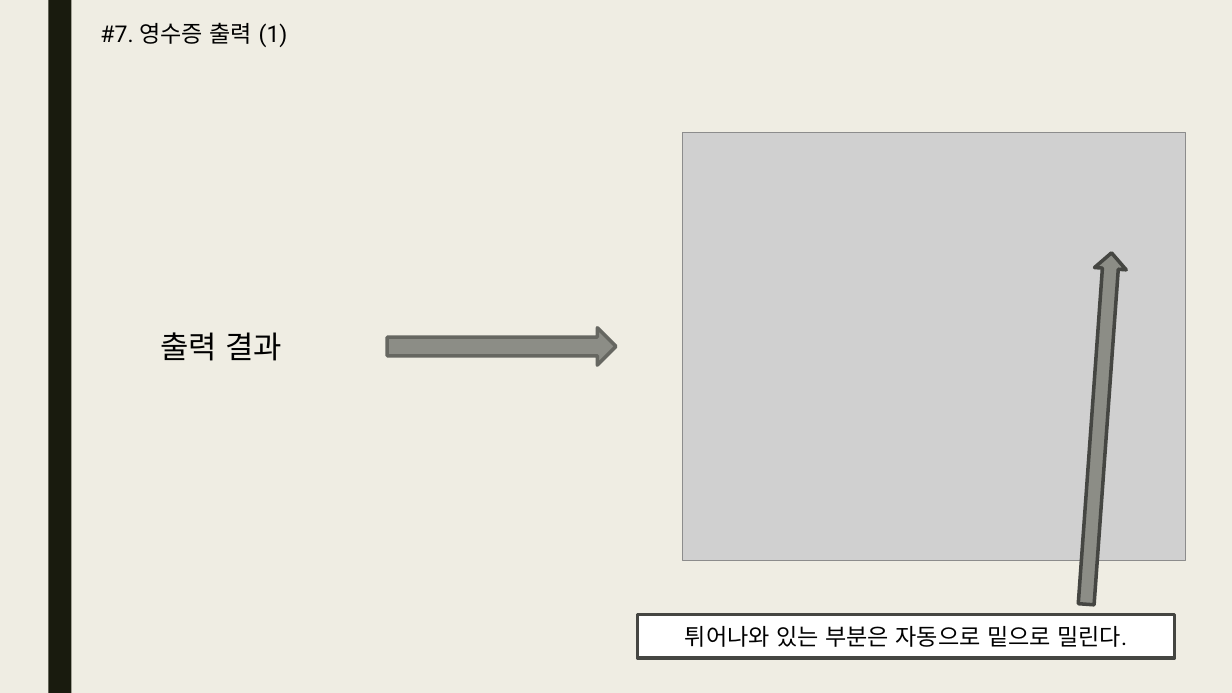
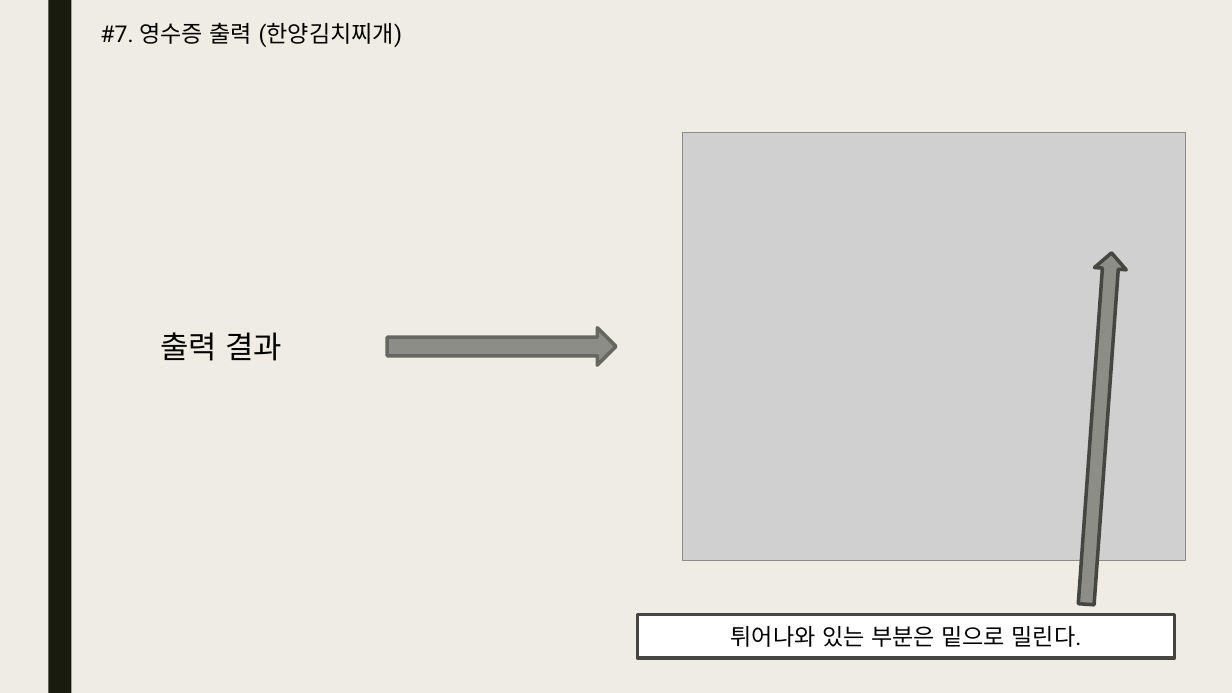
Before and after one commit to bino0130/politec-java, a slide deck: slide 13 of 자바 심화/자바 심화 과제/미완료 과제/20230322 자바심화 과제 남정현.pptx (slide 16 before the commit). Drawn at 1232x693 pixels with LibreOffice and Linux fonts; fonts in the diff are those of the drawing; grey boxes stand for pictures. Boxes give left, top, right and bottom in pixels: in the first picture for what was removed or moved away, otherwise in the second. Text is boxed around its words. In the diff, an @@ line names an element or a change of style, - is before the commit and + after.

```diff
--- a/자바 심화/자바 심화 과제/미완료 과제/20230322 자바심화 과제 남정현.pptx
+++ b/자바 심화/자바 심화 과제/미완료 과제/20230322 자바심화 과제 남정현.pptx
@@ text at [100,22,402,47]: text changed @@
-#7. 영수증 출력 (1)
+#7. 영수증 출력 (한양김치찌개)
@@ text in rectangle at [731,626,1082,647]: text changed @@
-튀어나와 있는 부분은 자동으로 밑으로 밀린다.
+튀어나와 있는 부분은 밑으로 밀린다.
```
Also in this commit, not shown: 5 other slides changed, 8 slides added, 3 slides removed.
